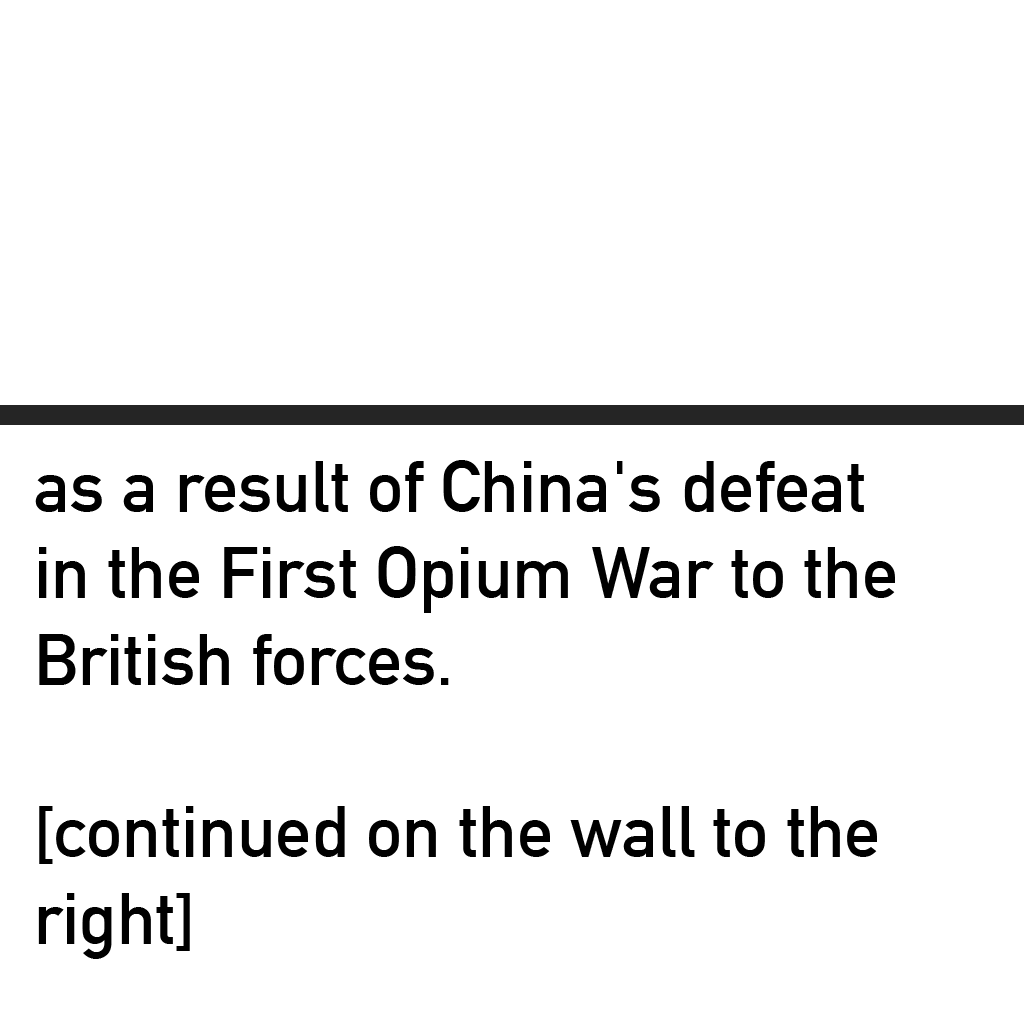
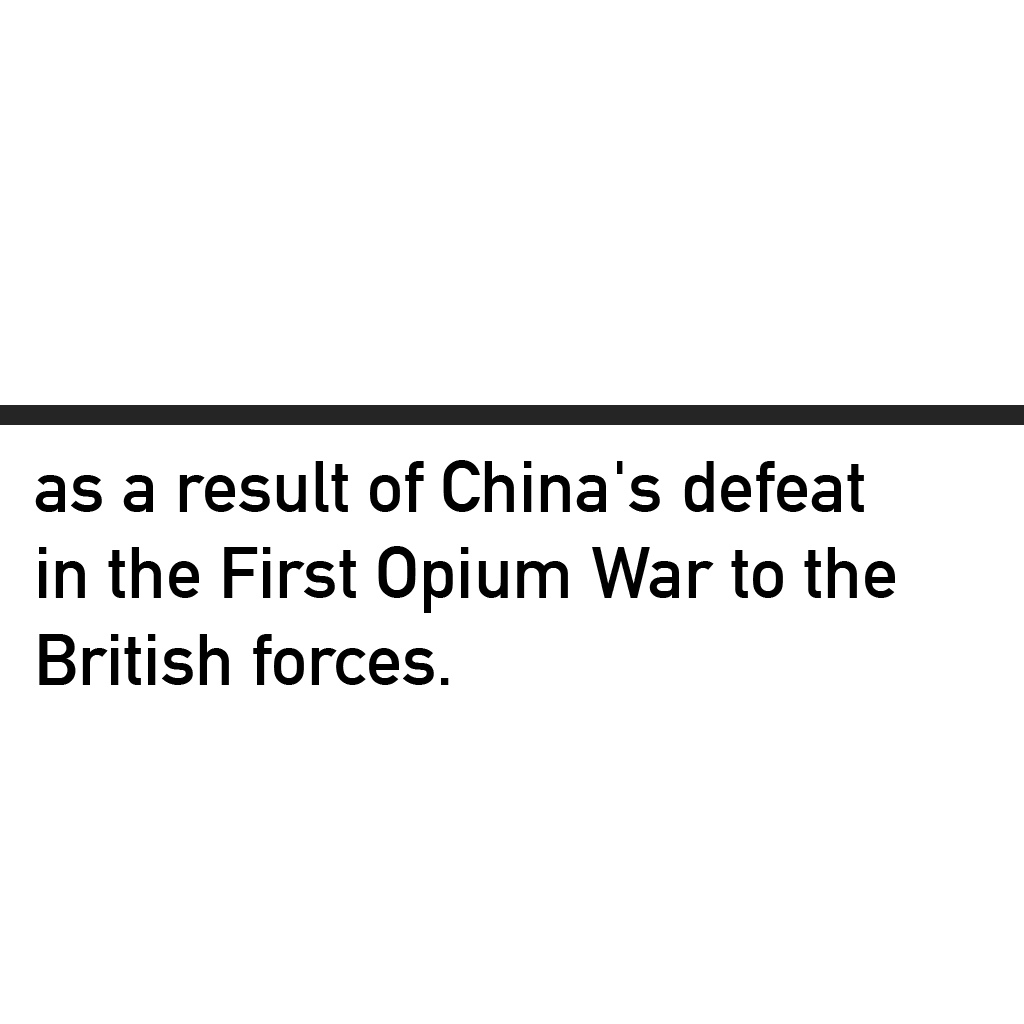
Layer changes from the first 1024 x 1024 image to the second:
painted on "as a result of China's defeat in the First Opium War to the Br" over (38, 806, 877, 959)
